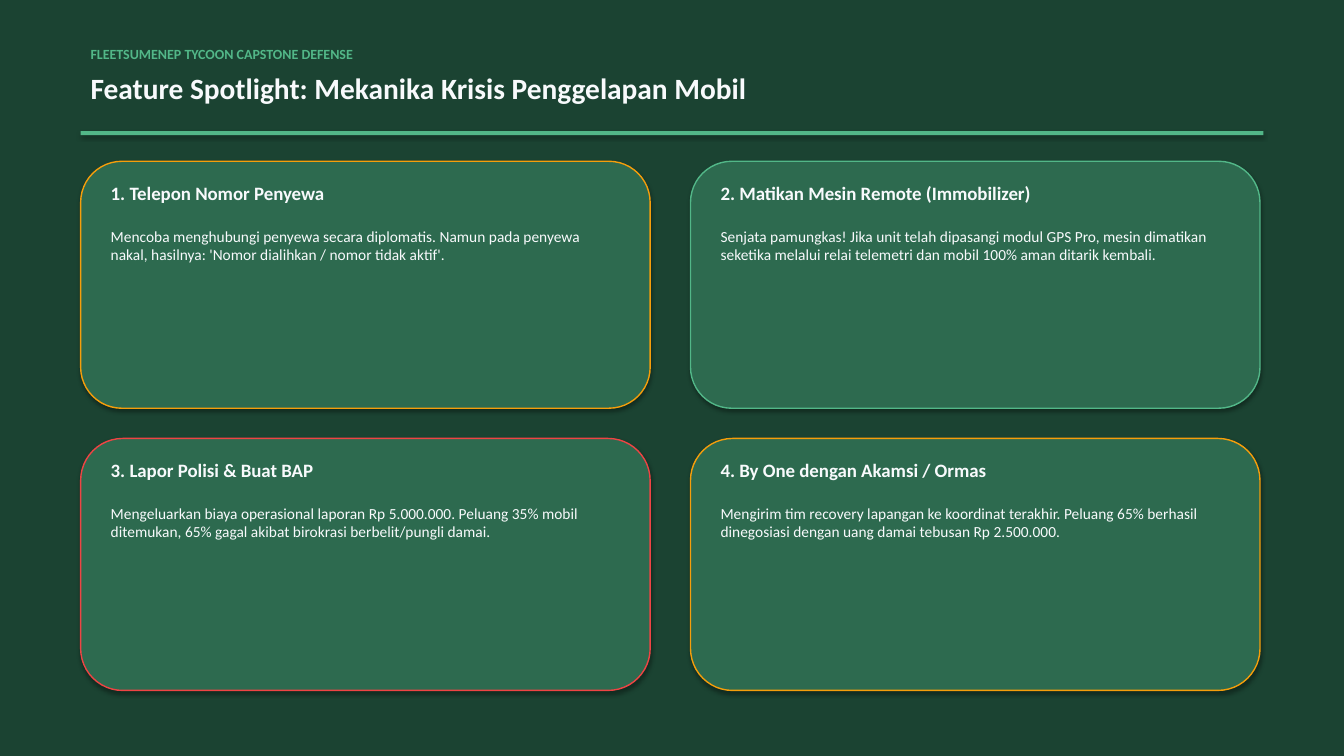
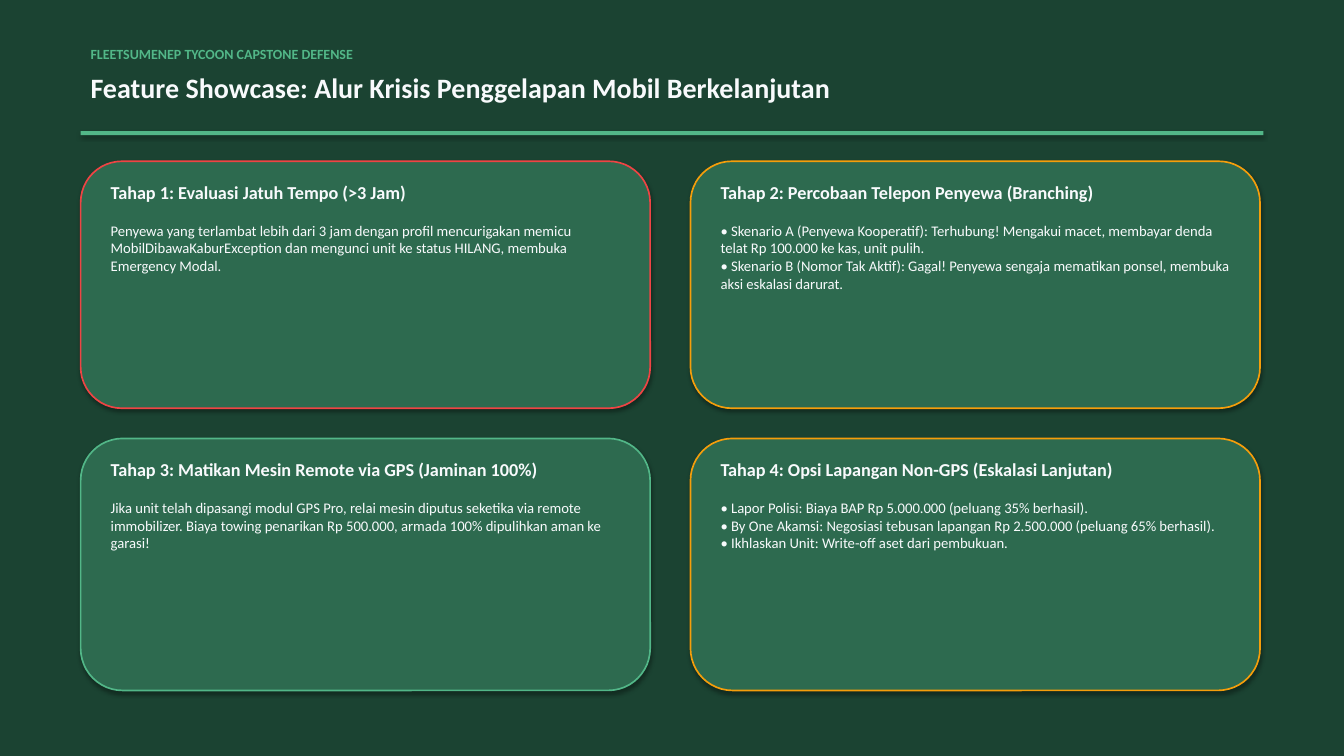
Before and after one commit to DavaYudist/PEMROGRAMAN-BERORIENTASI-OBJEK, a slide deck: slide 10 of Project_Akhir_Semester_Game_3125522002_M Davana Yudista Firdausy/presentation_game_capstone.pptx (slide 8 before the commit). Drawn at 1344x756 pixels with LibreOffice and Linux fonts; fonts in the diff are those of the drawing. Boxes give left, top, right and bottom in pixels: in the first picture for what was removed or moved away, otherwise in the second. Text is boxed around its words. In the diff, an @@ line names an element or a change of style, - is before the commit and + after.

Commit message:
feat(game): implement branching crisis phone scenarios, guaranteed GPS retrieval, and concise 12-slide academic deck (M. Davana Yudista Firdausy - 3125522002)

```diff
--- a/Project_Akhir_Semester_Game_3125522002_M Davana Yudista Firdausy/presentation_game_capstone.pptx
+++ b/Project_Akhir_Semester_Game_3125522002_M Davana Yudista Firdausy/presentation_game_capstone.pptx
@@ text at (91, 78, 830, 103): text changed; size 21 to 20 pt @@
-Feature Spotlight: Mekanika Krisis Penggelapan Mobil
+Feature Showcase: Alur Krisis Penggelapan Mobil Berkelanjutan
@@ rounded rectangle at (81, 161, 650, 408): outline #F59E0B 1 pt to #EF4444 1.2 pt @@
@@ rounded rectangle at (691, 161, 1260, 408): outline #52B788 1 pt to #F59E0B 1.2 pt @@
@@ text at (111, 186, 405, 202): text changed; size 13.5 to 13 pt @@
-1. Telepon Nomor Penyewa
+Tahap 1: Evaluasi Jatuh Tempo (>3 Jam)
@@ text at (721, 185, 1093, 202): text changed; size 13.5 to 13 pt @@
-2. Matikan Mesin Remote (Immobilizer)
+Tahap 2: Percobaan Telepon Penyewa (Branching)
@@ text at (111, 225, 572, 274): text changed; size 11 to 10.5 pt @@
-Mencoba menghubungi penyewa secara diplomatis. Namun pada penyewa nakal, hasilnya: 'Nomor dialihkan / nomor tidak aktif'.
+Penyewa yang terlambat lebih dari 3 jam dengan profil mencurigakan memicu MobilDibawaKaburException dan mengunci unit ke status HILANG, membuka Emergency Modal.
@@ text at (721, 225, 1229, 289): text changed; size 11 to 10.5 pt @@
-Senjata pamungkas! Jika unit telah dipasangi modul GPS Pro, mesin dimatikan seketika melalui relai telemetri dan mobil 100% aman ditarik kembali.
+• Skenario A (Penyewa Kooperatif): Terhubung! Mengakui macet, membayar denda telat Rp 100.000 ke kas, unit pulih.
+• Skenario B (Nomor Tak Aktif): Gagal! Penyewa sengaja mematikan ponsel, membuka aksi eskalasi darurat.
@@ rounded rectangle at (81, 439, 650, 691): outline #EF4444 1 pt to #52B788 1.2 pt @@
@@ rounded rectangle at (691, 439, 1260, 691): outline #F59E0B 1 pt to #F59E0B 1.2 pt @@
@@ text at (111, 462, 538, 479): text changed; size 13.5 to 13 pt @@
-3. Lapor Polisi & Buat BAP
+Tahap 3: Matikan Mesin Remote via GPS (Jaminan 100%)
@@ text at (721, 462, 1112, 479): text changed; size 13.5 to 13 pt @@
-4. By One dengan Akamsi / Ormas
+Tahap 4: Opsi Lapangan Non-GPS (Eskalasi Lanjutan)
@@ text at (111, 502, 600, 551): text changed; size 11 to 10.5 pt @@
-Mengeluarkan biaya operasional laporan Rp 5.000.000. Peluang 35% mobil ditemukan, 65% gagal akibat birokrasi berbelit/pungli damai.
+Jika unit telah dipasangi modul GPS Pro, relai mesin diputus seketika via remote immobilizer. Biaya towing penarikan Rp 500.000, armada 100% dipulihkan aman ke garasi!
@@ text at (731, 502, 1214, 551): text changed; size 11 to 10.5 pt @@
-Mengirim tim recovery lapangan ke koordinat terakhir. Peluang 65% berhasil dinegosiasi dengan uang damai tebusan Rp 2.500.000.
+• Lapor Polisi: Biaya BAP Rp 5.000.000 (peluang 35% berhasil).
+• By One Akamsi: Negosiasi tebusan lapangan Rp 2.500.000 (peluang 65% berhasil).
+• Ikhlaskan Unit: Write-off aset dari pembukuan.
```
Also in this commit, not shown: 8 other slides changed, 3 slides added, 5 slides removed, 9 other files.
